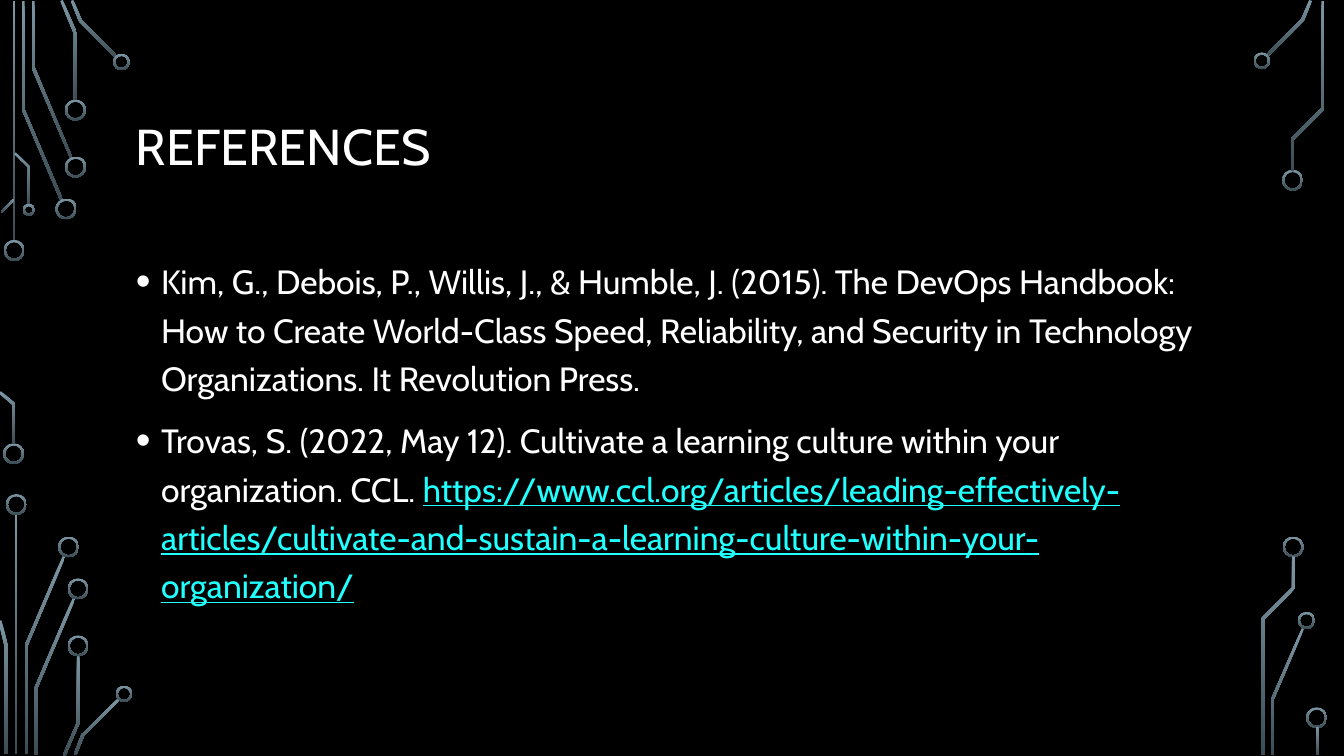
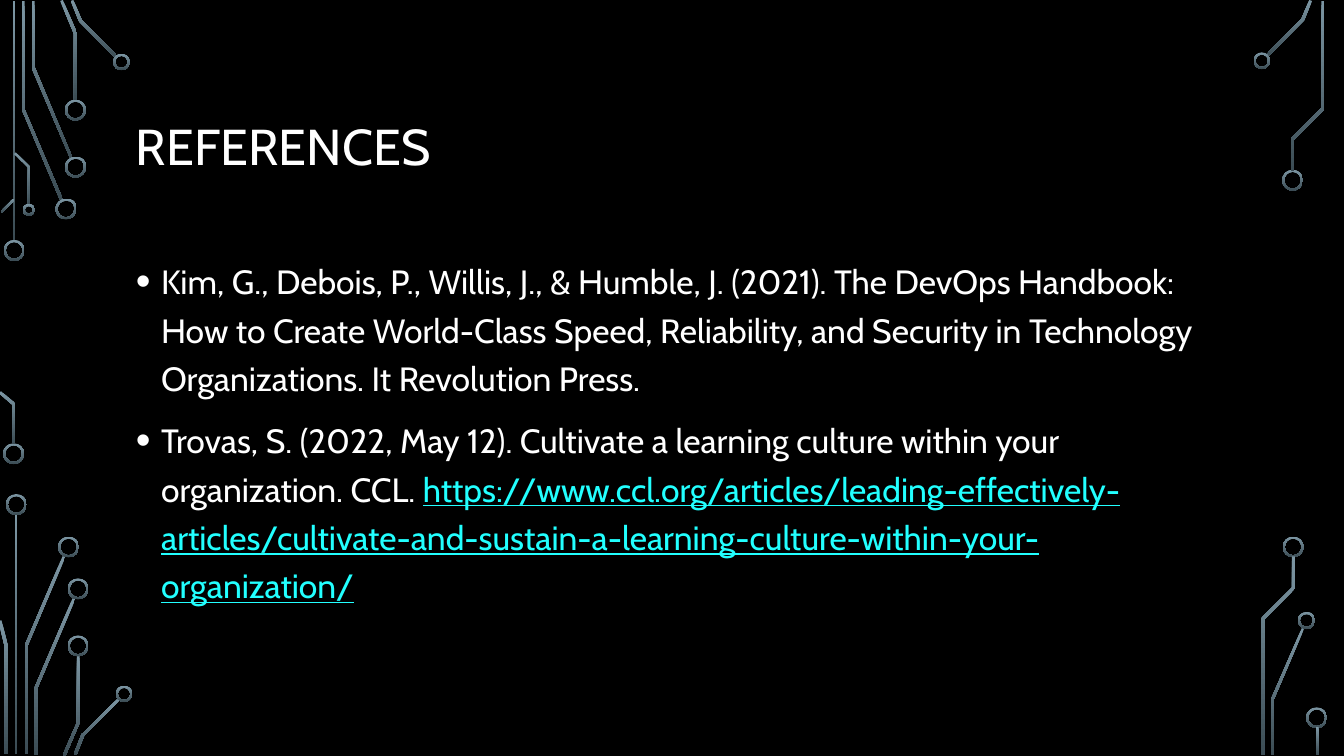
Before and after one commit to JKBRUIN/csd-380, a slide deck: slide 11 of module-09/Kellam_380Mod09_2.pptx. Drawn at 1344x756 pixels with LibreOffice and Linux fonts; fonts in the diff are those of the drawing; background and template pictures are left out. Boxes give left, top, right and bottom in pixels: in the first picture for what was removed or moved away, otherwise in the second. Text is boxed around its words. In the diff, an @@ line names an element or a change of style, - is before the commit and + after.

Commit message:
module-9 assignment - reference date correction

```diff
--- a/module-09/Kellam_380Mod09_2.pptx
+++ b/module-09/Kellam_380Mod09_2.pptx
@@ text at (x1=161, y1=268, x2=1192, y2=399): text changed @@
-• Kim, G., Debois, P., Willis, J., & Humble, J. (2015). The DevOps Handbook: How to Create World-Class Speed, Reliability, and Security in Technology Organizations. It Revolution Press.
+• Kim, G., Debois, P., Willis, J., & Humble, J. (2021). The DevOps Handbook: How to Create World-Class Speed, Reliability, and Security in Technology Organizations. It Revolution Press.
```
Also in this commit, not shown: 2 other slides changed.
